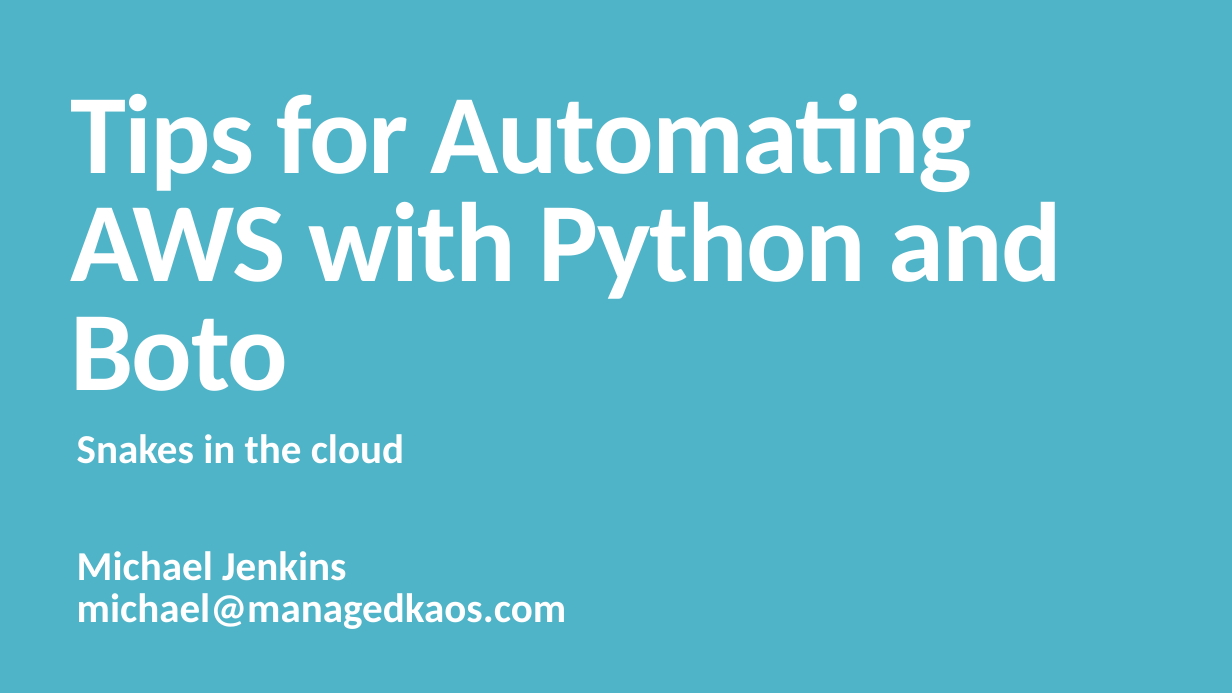
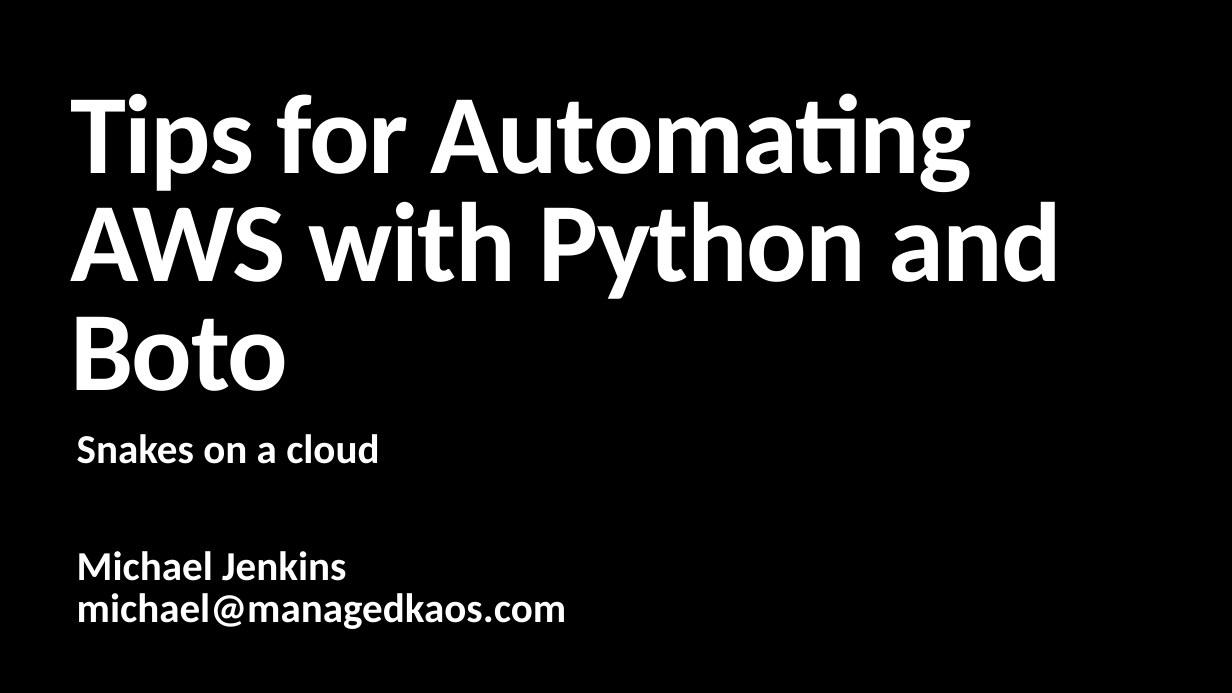
Before and after one commit to managedkaos/aws-scripts, a slide deck: slide 3 of Tips for Automating AWS with Python and Boto.pptx. Drawn at 1232x693 pixels with LibreOffice and Linux fonts; fonts in the diff are those of the drawing. Boxes give left, top, right and bottom in pixels: in the first picture for what was removed or moved away, otherwise in the second. Text is boxed around its words. In the diff, an @@ line names an element or a change of style, - is before the commit and + after.

Commit message:
Tweak
Changed section slide background to black and added MK logo.

```diff
--- a/Tips for Automating AWS with Python and Boto.pptx
+++ b/Tips for Automating AWS with Python and Boto.pptx
@@ background #50B4C8 to #000000 @@
@@ subtitle at bbox=[77, 434, 379, 464]: text changed @@
-Snakes in the cloud
+Snakes on a cloud
```
Also in this commit, not shown: 5 other slides changed.
